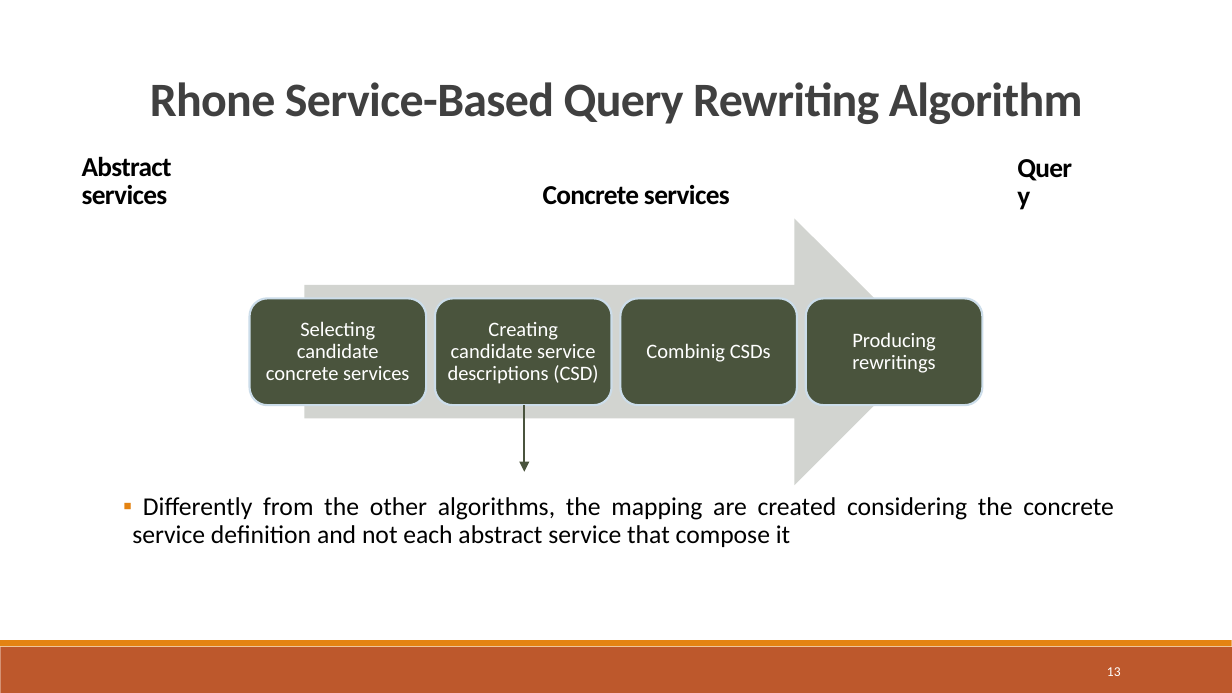
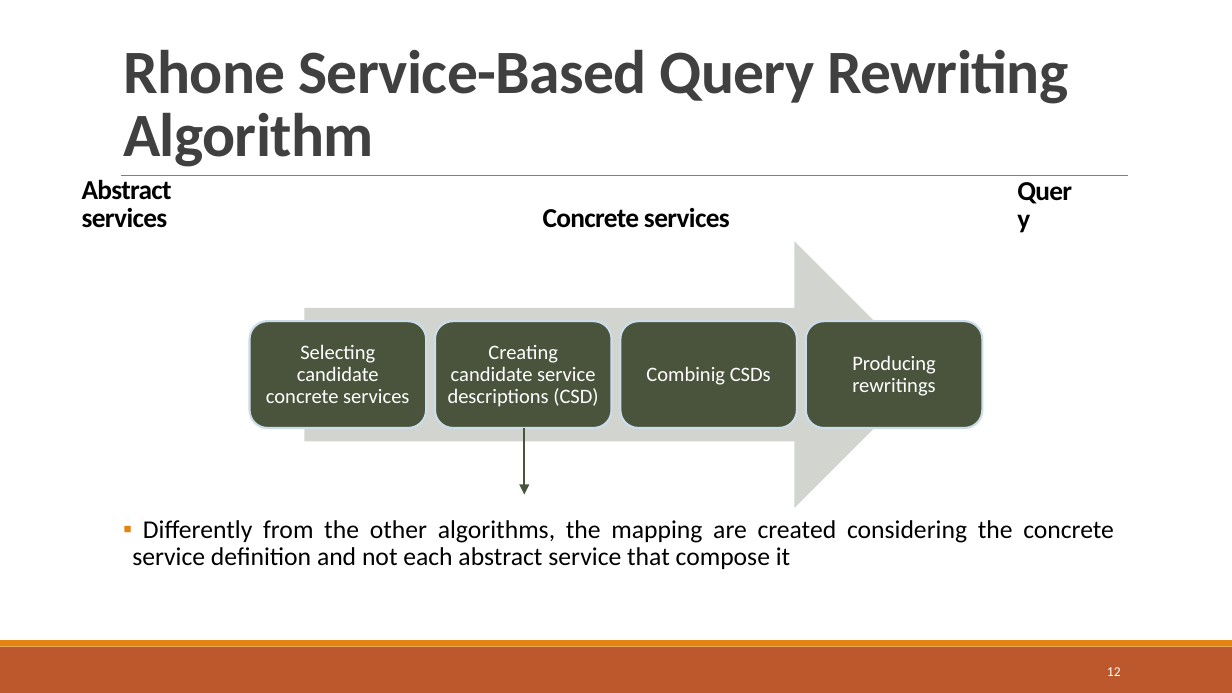
Before and after one commit to danielboni/DanielCarvalho-PhD, a slide deck: slide 12 of Presentations/ADBIS 2016/ADBIS-2016-Presentation.pptx (slide 13 before the commit). Drawn at 1232x693 pixels with LibreOffice and Linux fonts; fonts in the diff are those of the drawing. Boxes give left, top, right and bottom in pixels: in the first picture for what was removed or moved away, otherwise in the second. Text is boxed around its words. In the diff, an @@ line names an element or a change of style, - is before the commit and + after.

Commit message:
Modifications de Geno sur l'objectif, vision et principe de l'algorithme

```diff
--- a/Presentations/ADBIS 2016/ADBIS-2016-Presentation.pptx
+++ b/Presentations/ADBIS 2016/ADBIS-2016-Presentation.pptx
@@ title "Rhone Service-Based Query Rewriting Algorithm" at <box>123,49,1068,167</box>: size 28 to 36 pt; alignment centre to left; vertical alignment middle to bottom @@
@@ text "Abstract services": place and size @@
-text "Abstract services" at <box>82,156,172,205</box>
+text "Abstract services" at <box>82,179,172,228</box>
@@ line added from (121, 176) to (1127, 176), #808080 0.5 pt @@
@@ 4 freeform shapes, 3 texts, 1 arrow, 1 right arrow: place and size @@
-4 freeform shapes, 3 texts, 1 arrow, 1 right arrow at <box>132,166,1114,547</box>
+4 freeform shapes, 3 texts, 1 arrow, 1 right arrow at <box>132,190,1114,569</box>
```
Also in this commit, not shown: 6 other slides changed, 3 slides added, 1 slide removed.
